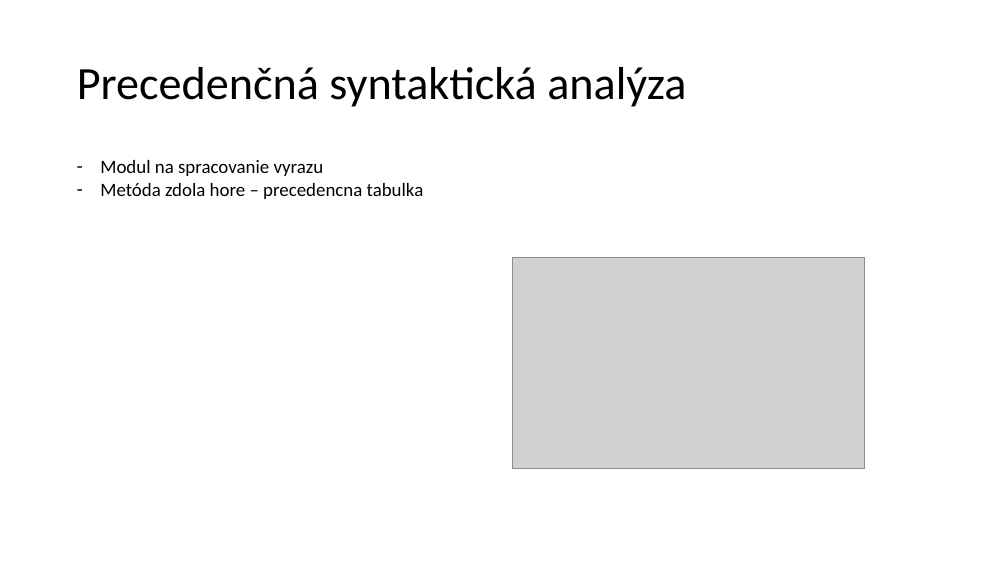
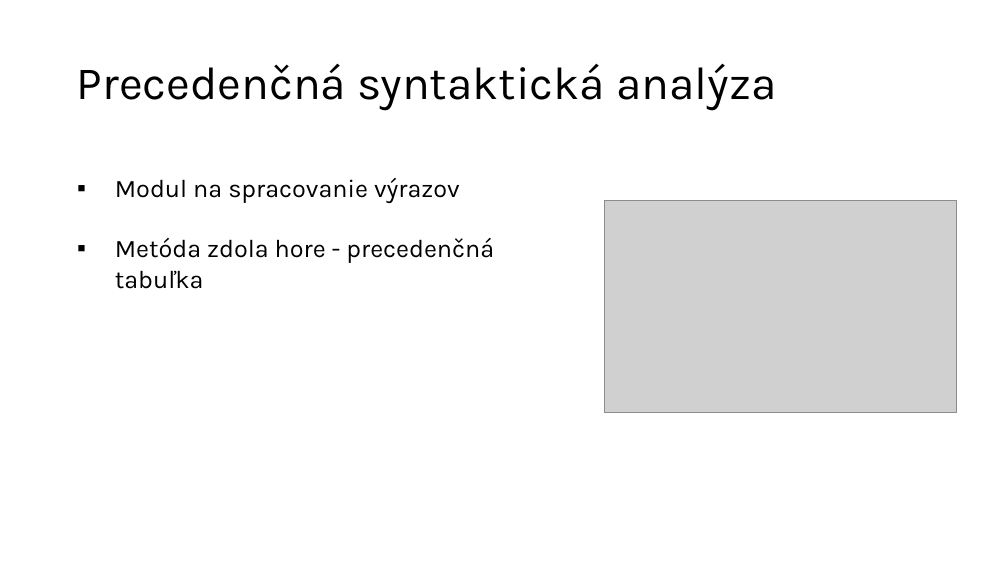
Before and after one commit to AndreiShchepa/BUT_COMPILER_2021, a slide deck: slide 5 of documentation/Presentation.pptx (slide 6 before the commit). Drawn at 1008x567 pixels with LibreOffice and Linux fonts; fonts in the diff are those of the drawing; grey boxes stand for pictures. Boxes give left, top, right and bottom in pixels: in the first picture for what was removed or moved away, otherwise in the second. Text is boxed around its words. In the diff, an @@ line names an element or a change of style, - is before the commit and + after.

```diff
--- a/documentation/Presentation.pptx
+++ b/documentation/Presentation.pptx
@@ title "Precedenčná syntaktická analýza" at (77, 63, 776, 110): font Calibri to Karla @@
@@ text at (115, 178, 494, 289): text changed; size 18 to 24 pt; font Calibri to Karla @@
-– Modul na spracovanie vyrazu
-– Metóda zdola hore – precedencna tabulka
+▪ Modul na spracovanie výrazov
+▪ Metóda zdola hore - precedenčná tabuľka
@@ picture: place and size @@
-picture at (513, 257, 865, 469)
+picture at (605, 201, 957, 413)
```
Also in this commit, not shown: 5 other slides changed, 2 slides added, 4 slides removed, 1 other file.
